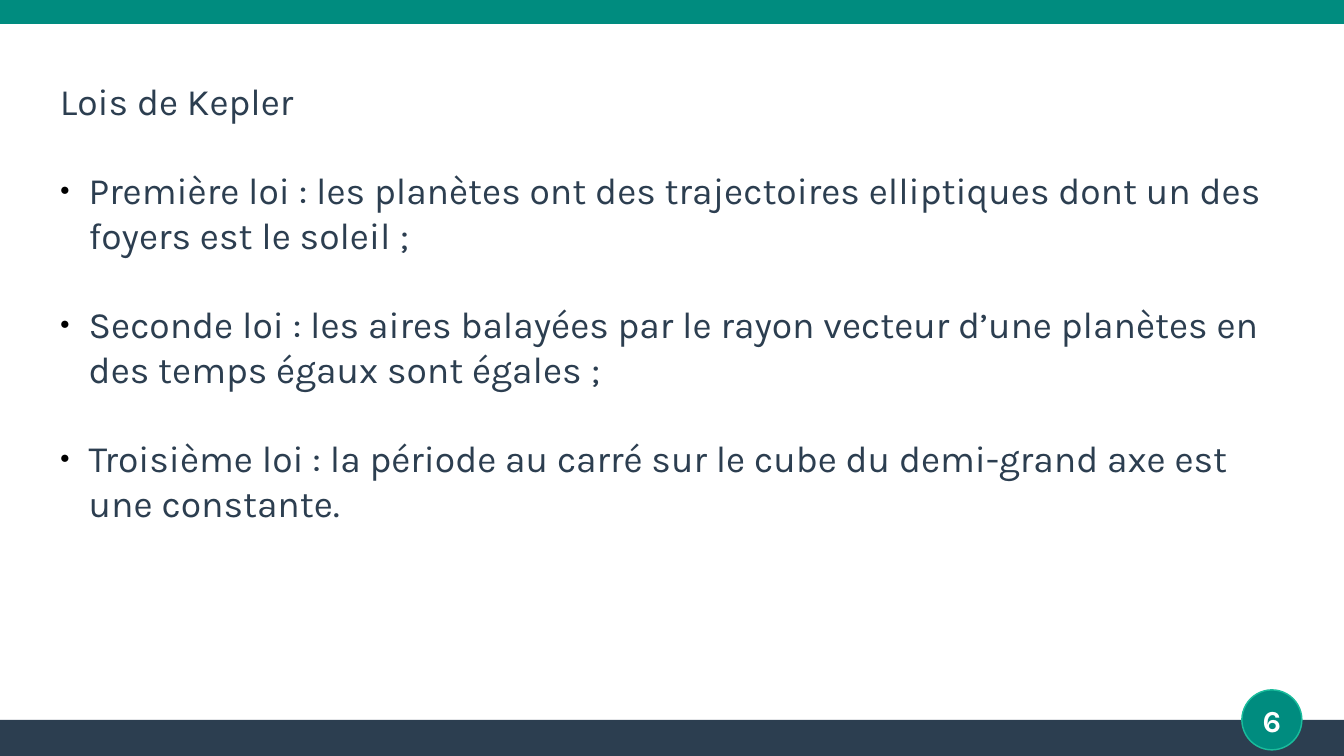
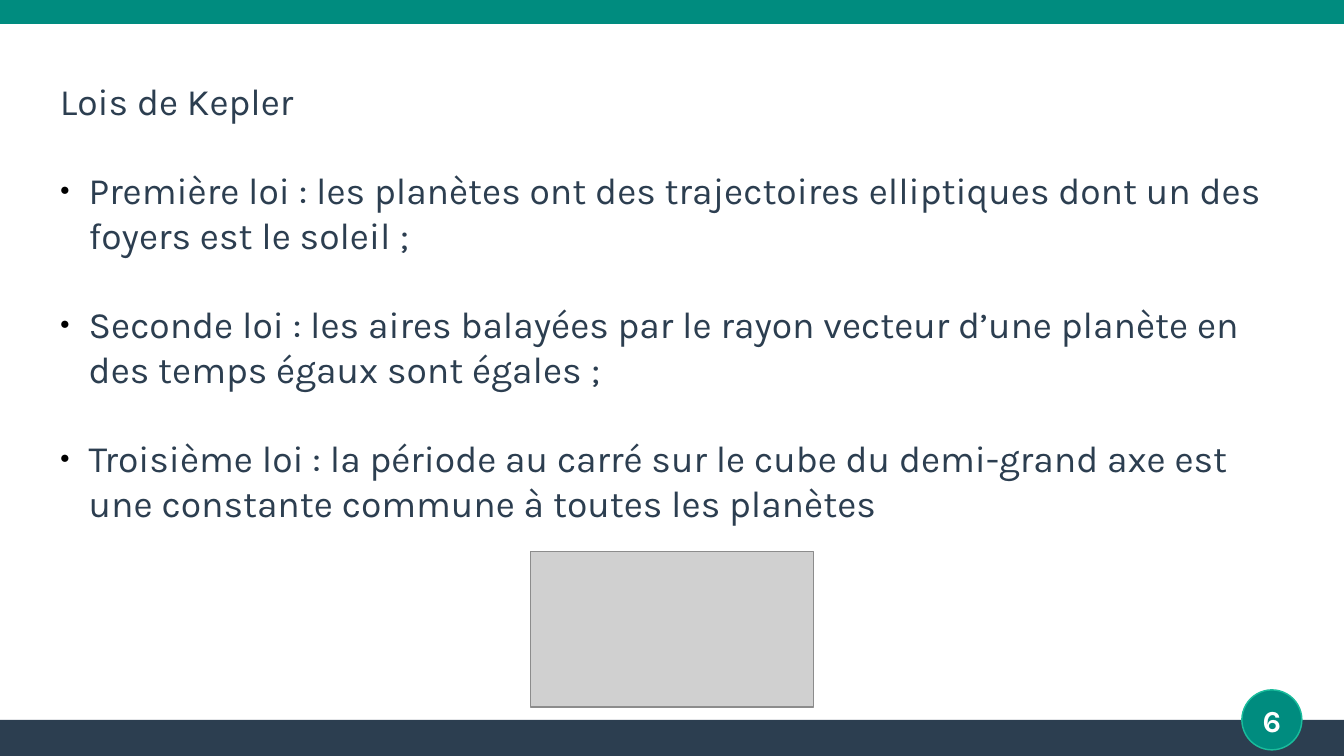
Before and after one commit to stoleks/Agregat-2022, a slide deck: slide 6 of LP/01-gravitation/gravitation.odp. Drawn at 1344x756 pixels with LibreOffice and Linux fonts; fonts in the diff are those of the drawing; grey boxes stand for pictures; background and template pictures are left out. Boxes give left, top, right and bottom in pixels: in the first picture for what was removed or moved away, otherwise in the second. Text is boxed around its words. In the diff, an @@ line names an element or a change of style, - is before the commit and + after.

```diff
--- a/LP/01-gravitation/gravitation.odp
+++ b/LP/01-gravitation/gravitation.odp
@@ text at (x1=89, y1=309, x2=1239, y2=526): text changed @@
-● Seconde loi : les aires balayées par le rayon vecteur d’une planètes en des temps égaux sont égales ;
-● Troisième loi : la période au carré sur le cube du demi-grand axe est une constante.
+● Seconde loi : les aires balayées par le rayon vecteur d’une planète en des temps égaux sont égales ;
+● Troisième loi : la période au carré sur le cube du demi-grand axe est une constante commune à toutes les planètes
@@ picture added at (x1=531, y1=551, x2=813, y2=707) @@
```
Also in this commit, not shown: 2 other slides changed, 13 other files.
